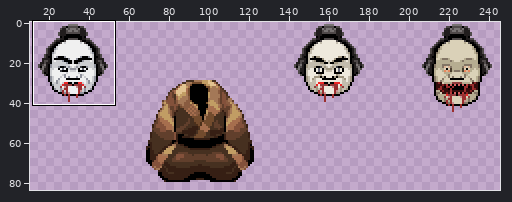
Two versions of one sprite sheet, Art Assets/Yoroi/Yoroi.png. The first picture is a wide view before the edit; the outline marks the close-up.
Close-up. First the earlier version:
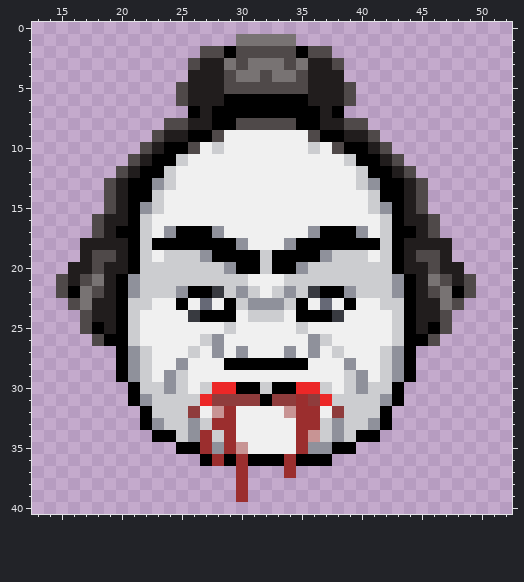
The file is 256x90 pixels. Pixels under 10% opacity are left out. Shown: x 13..52, y 0..40. The wide view leaves out empty margins.
After:
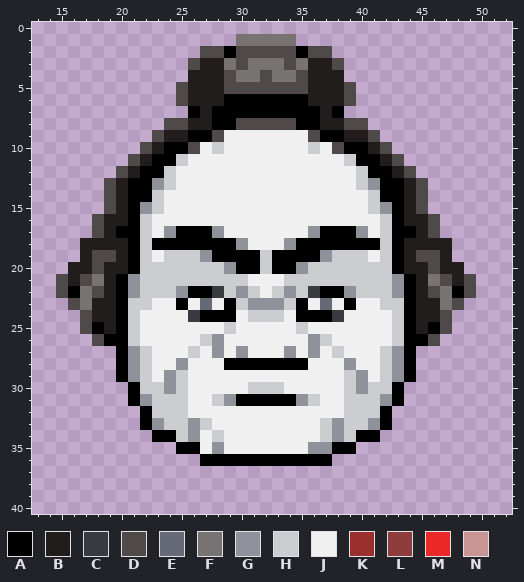
Palette (. is transparent): A #000000  B #211d1d  C #383a40  D #4f4949  E #666976  F #787373  G #8f919b  H #cccdd0  J #f0f0f0  K #9b2e2e  L #8f3c3c  M #ec2727  N #c89494
Diff:
{"y":30,"x":27,"old":"HMMAA","new":"JJJJH"}
{"y":30,"x":33,"old":"AAMMH","new":"HJJJJ"}
{"y":31,"x":26,"old":"HMLLLL","new":"JJHGAA"}
{"y":31,"x":33,"old":"LLKLMH","new":"AAGHJJ"}
{"y":32,"x":26,"old":"L","new":"J"}
{"y":32,"x":28,"old":"NK","new":"JJ"}
{"y":32,"x":34,"old":"NKK","new":"JJJ"}
{"y":32,"x":38,"old":"L","new":"J"}
{"y":33,"x":28,"old":"KK","new":"JJ"}
{"y":33,"x":35,"old":"KK","new":"JJ"}
{"y":34,"x":27,"old":"K","new":"J"}
{"y":34,"x":29,"old":"K","new":"J"}
{"y":34,"x":35,"old":"KN","new":"JJ"}
{"y":35,"x":27,"old":"K","new":"J"}
{"y":35,"x":29,"old":"KN","new":"JJ"}
{"y":35,"x":35,"old":"K","new":"J"}
{"y":36,"x":28,"old":"K","new":"A"}
{"y":36,"x":30,"old":"K","new":"A"}
{"y":36,"x":34,"old":"K","new":"A"}
{"y":37,"x":30,"old":"K","new":"."}
{"y":37,"x":34,"old":"K","new":"."}
{"y":38,"x":30,"old":"K","new":"."}
{"y":39,"x":30,"old":"K","new":"."}
